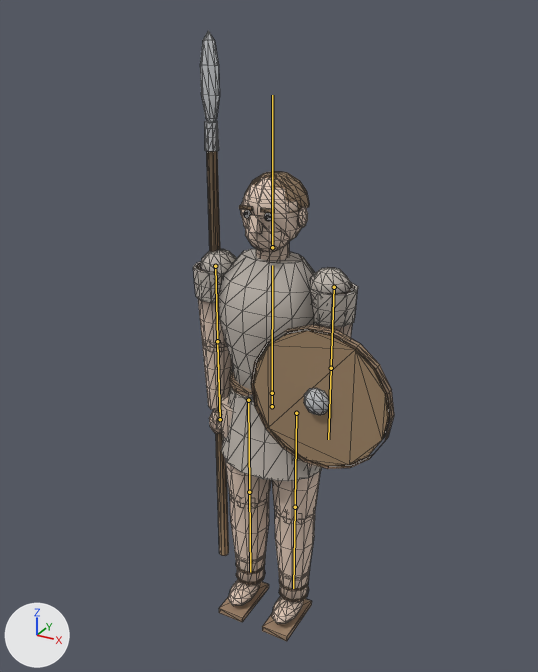
The glTF model Game/models/figures/ancient_militia_2.glb, before and after one commit.
Camera for both pictures: a camera (50 mm lens) standing at (0.647, -1.191, 1.27) and looking at (0.003, -0.019, 0.685). Lighting does not change. The marker at lower left points along +X, +Y and +Z. The picture after the commit comes second. The bones that bend it are drawn over the model as lines. Mesh edges are drawn as thin lines.

The first picture shows 'Body_Detail'.
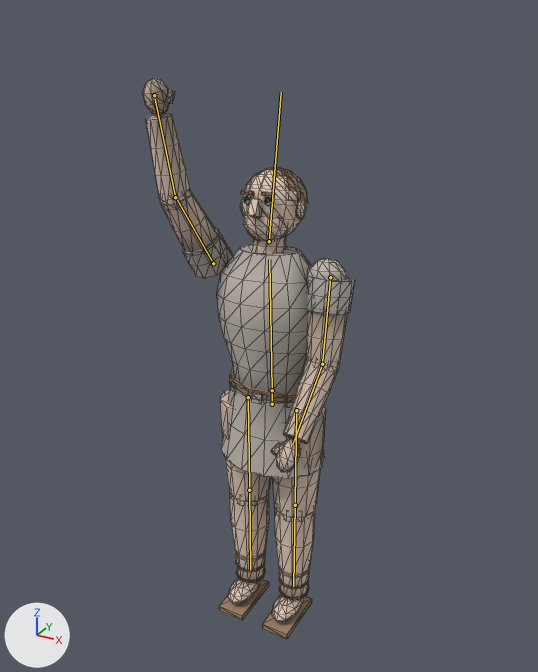
The newer file adds an action. The first version stands in its rest pose; the second is drawn at frame 25 of the action 'Cheer'.

The change, as a diff of the scene's bpy script:
```diff
--- a/Game/models/figures/ancient_militia_2.glb.py
+++ b/Game/models/figures/ancient_militia_2.glb.py
@@ bone_hips @@
 bone_hips = bpy.data.objects['Figure'].pose.bones['Hips']
-bone_hips.location = (0.0, 0.0, 0.0)
+bone_hips.location = (0.0, 0.006, 0.0)
@@ bone_spine @@
 bone_spine = bpy.data.objects['Figure'].pose.bones['Spine']  # child of 'Hips'
-bone_spine.rotation_quaternion = (1.0, 0.0, 0.0, 0.0)  # degrees (0, 0, 0)
+bone_spine.rotation_quaternion = (0.999, -0.026, -0.001, 0.026)  # degrees (-3, 0, 3)
@@ bone_head @@
 bone_head = bpy.data.objects['Figure'].pose.bones['Head']  # child of 'Spine'
-bone_head.rotation_quaternion = (1.0, 0.0, 0.0, 0.0)  # degrees (0, 0, 0)
+bone_head.rotation_quaternion = (0.995, -0.105, 0.0, 0.0)  # degrees (-12, 0, 0)
@@ bone_upperarm_l @@
 bone_upperarm_l = bpy.data.objects['Figure'].pose.bones['UpperArm.L']  # child of 'Spine'
-bone_upperarm_l.rotation_quaternion = (1.0, 0.0, 0.0, 0.0)  # degrees (0, 0, 0)
+bone_upperarm_l.rotation_quaternion = (0.995, -0.087, 0.052, 0.005)  # degrees (-10, 6, 0)
@@ bone_forearm_l @@
 bone_forearm_l = bpy.data.objects['Figure'].pose.bones['Forearm.L']  # child of 'UpperArm.L'
-bone_forearm_l.rotation_quaternion = (1.0, 0.0, 0.0, 0.0)  # degrees (0, 0, 0)
+bone_forearm_l.rotation_quaternion = (0.966, -0.259, 0.0, 0.0)  # degrees (-30, 0, 0)
@@ bone_shield @@
 bone_shield = bpy.data.objects['Figure'].pose.bones['Shield']  # child of 'Forearm.L'
-bone_shield.scale = (1.0, 1.0, 1.0)
+bone_shield.scale = (0.0, 0.0, 0.0)
@@ bone_upperarm_r @@
 bone_upperarm_r = bpy.data.objects['Figure'].pose.bones['UpperArm.R']  # child of 'Spine'
-bone_upperarm_r.rotation_quaternion = (1.0, 0.0, 0.0, 0.0)  # degrees (0, 0, 0)
+bone_upperarm_r.rotation_quaternion = (0.256, -0.954, 0.04, 0.151)  # degrees (-150, 18, 0)
@@ bone_forearm_r @@
 bone_forearm_r = bpy.data.objects['Figure'].pose.bones['Forearm.R']  # child of 'UpperArm.R'
-bone_forearm_r.rotation_quaternion = (1.0, 0.0, 0.0, 0.0)  # degrees (0, 0, 0)
+bone_forearm_r.rotation_quaternion = (0.985, -0.174, 0.0, 0.0)  # degrees (-20, 0, 0)
@@ bone_weapon @@
 bone_weapon = bpy.data.objects['Figure'].pose.bones['Weapon']  # child of 'Forearm.R'
-bone_weapon.rotation_quaternion = (1.0, 0.0, 0.0, 0.0)  # degrees (0, 0, 0)
-bone_weapon.scale = (1.0, 1.0, 1.0)
+bone_weapon.rotation_quaternion = (-0.921, -0.391, 0.0, 0.0)  # degrees (46, 0, 0)
+bone_weapon.scale = (0.0, 0.0, 0.0)
```

What differs and where, as boxes [x1, y1, x2, y2] in the pictures (538 x 672 px):
'Body_Detail', posed (8% shorter): before [193, 31, 394, 641]; after [143, 78, 355, 639]
bone 'Hips', root to tip: before (272, 406) to (272, 393); after (272, 404) to (272, 391)
bone 'Spine', root to tip: before (272, 393) to (272, 265); after (272, 390) to (269, 259)
bone 'Head', root to tip: before (272, 247) to (272, 95); after (269, 241) to (281, 92)
bone 'UpperArm.L', root to tip: before (334, 287) to (331, 365); after (330, 277) to (322, 361)
bone 'Forearm.L', root to tip: before (331, 368) to (328, 439); after (322, 364) to (293, 443)
bone 'Shield', root to tip: before (331, 368) to (328, 439); after (322, 364) to (322, 364)
bone 'UpperArm.R', root to tip: before (215, 266) to (217, 339); after (213, 263) to (177, 199)
bone 'Forearm.R', root to tip: before (217, 341) to (220, 417); after (175, 197) to (155, 99)
bone 'Weapon', root to tip: before (220, 419) to (217, 344); after (154, 95) to (154, 95)
